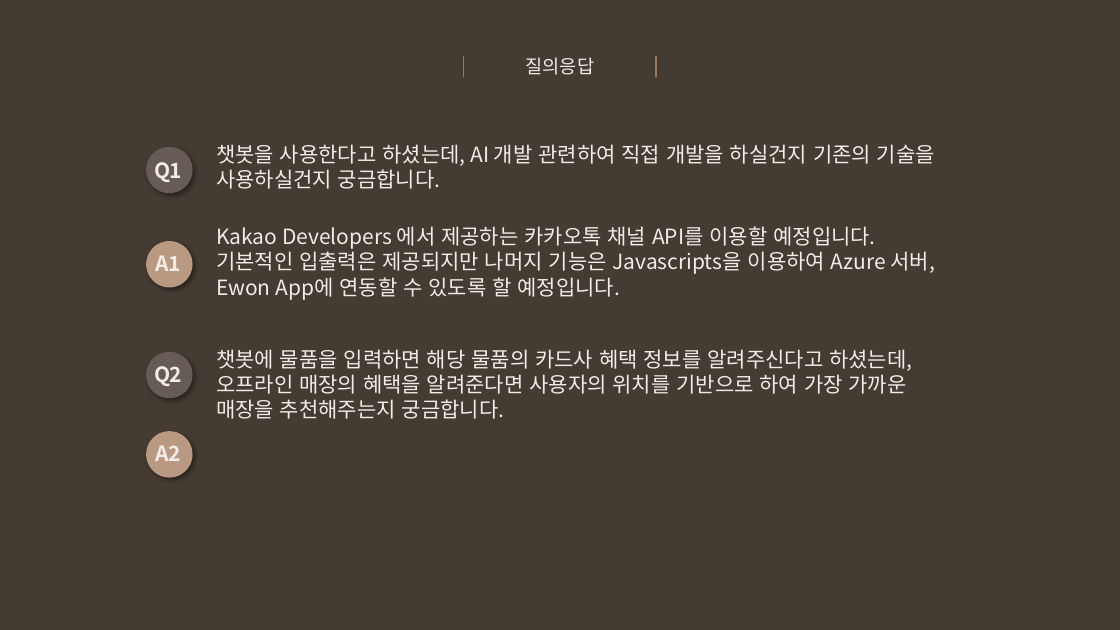
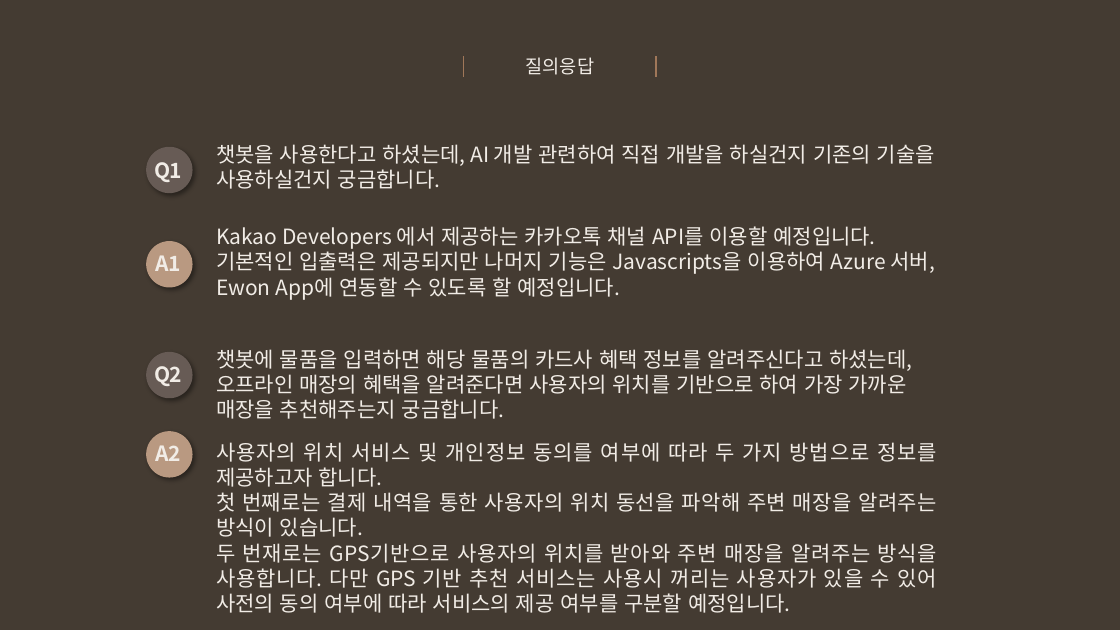
Before and after one commit to snr1229/Content_designing_Presentations, a slide deck: slide 2 of 사업계획서/Week9/EWon_중간고사대체_질의응답_Review.pptx. Drawn at 1120x630 pixels with LibreOffice and Linux fonts; fonts in the diff are those of the drawing. Boxes give left, top, right and bottom in pixels: in the first picture for what was removed or moved away, otherwise in the second. Text is boxed around its words. In the diff, an @@ line names an element or a change of style, - is before the commit and + after.

```diff
--- a/사업계획서/Week9/EWon_중간고사대체_질의응답_Review.pptx
+++ b/사업계획서/Week9/EWon_중간고사대체_질의응답_Review.pptx
@@ text added at <box>216,442,937,613</box>, 18 pt, text #F1ECE6 @@
+사용자의 위치 서비스 및 개인정보 동의를 여부에 따라 두 가지 방법으로 정보를 제공하고자 합니다.
+첫 번째로는 결제 내역을 통한 사용자의 위치 동선을 파악해 주변 매장을 알려주는 방식이 있습니다.
+두 번재로는 GPS기반으로 사용자의 위치를 받아와 주변 매장을 알려주는 방식을 사용합니다. 다만 GPS 기반 추천 서비스는 사용시 꺼리는 사용자가 있을 수 있어 사전의 동의 여부에 따라 서비스의 제공 여부를 구분할 예정입니다.
```
Also in this commit, not shown: 3 other slides changed.
